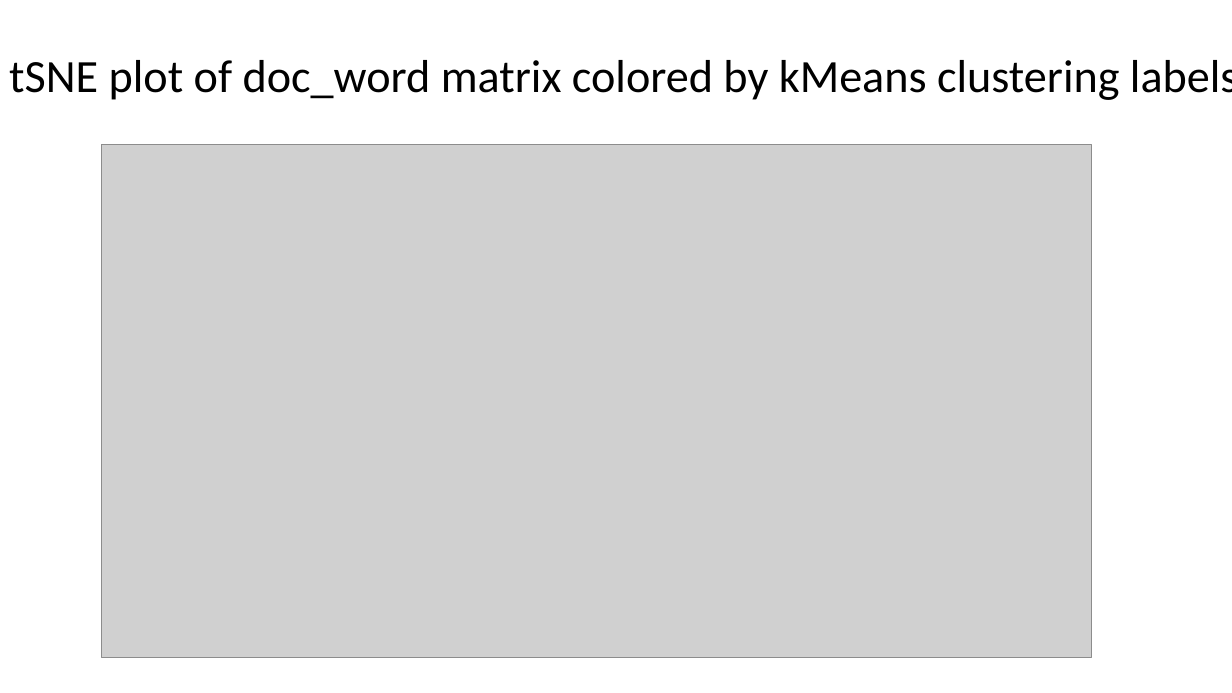
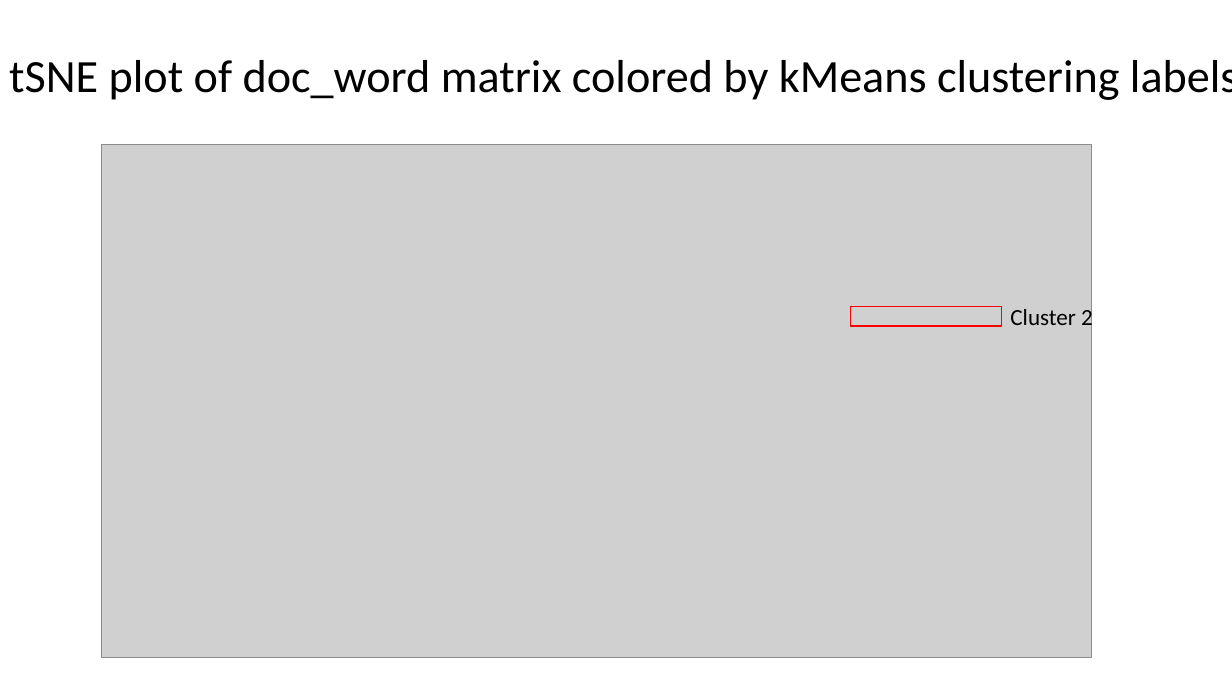
Before and after one commit to chiouNT/Metis_project_5, a slide deck: slide 7 of NLP.pptx. Drawn at 1232x693 pixels with LibreOffice and Linux fonts; fonts in the diff are those of the drawing; grey boxes stand for pictures. Boxes give left, top, right and bottom in pixels: in the first picture for what was removed or moved away, otherwise in the second. Text is boxed around its words. In the diff, an @@ line names an element or a change of style, - is before the commit and + after.

```diff
--- a/NLP.pptx
+++ b/NLP.pptx
@@ rectangle added at <box>851,307,1002,326</box>, outline #FF0000 1 pt @@
@@ text added at <box>1010,305,1093,331</box>, 18 pt, text #000000 @@
+Cluster 2
```
Also in this commit, not shown: 8 other slides changed, 3 slides added, 19 other files.
